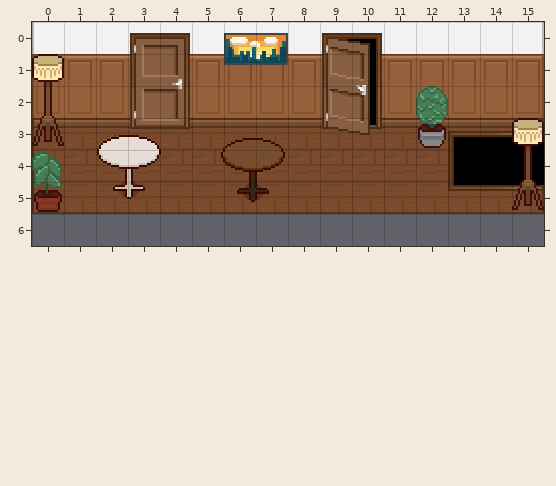
Two versions of a level (Tiled map, public/assets/tiled/maps/pasillo/Pasillo.tmx). Above is the file before it was changed.
Cells are 16x16 px. Shown: x 0..15, y 0..6.
After:
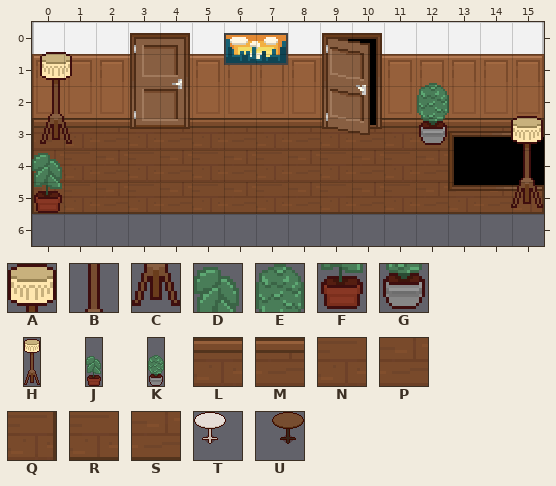
Key: from "Decoraciones": A 13, B 25, C 37, D 61, E 65, F 73, G 77; from "DecoracionesObjetos": H 0, J 5, K 9; from "PisosYParedes": L 80, M 81, N 94, P 95, Q 96, R 108, S 109; from "prueba": T 27, U 30.
_ is an empty cell.
Objects are placed by their top-left corner, in cells (3,4 is the top-left corner of cell 3,4); size is 1x1 cell unless given.
Diff:
Layer "Piso":
The edit turns tile L into tile M in row 3 at x 2, 6, 12 and 14.
The edit turns tile P into tile N in row 4 at x 3, 5 and 7.
The edit turns tile R into tile S in row 5 at x 2 and 6.
Tile Q is gone in row 4 at x 15.
Layer "Decoraciones" (removed):
Tile A is gone in row 1 at x 0; in row 3 at x 15.
Tile B is gone in row 2 at x 0; in row 4 at x 15.
Tile C is gone in row 3 at x 0; in row 5 at x 15.
Tile D is gone in row 4 at x 0.
Tile E is gone in row 2 at x 12.
Tile F is gone in row 5 at x 0.
Tile G is gone in row 3 at x 12.
Layer "Muebles":
A new object: K at 12,0.8 size 1x3.
A new object: H at 0.2,0.9 size 1x3.
A new object: H at 15,2.9 size 1x3.
A new object: J at 0,3 size 1x3.
Object T at 2,3.5 size 3x3 is removed.
Object U "MesitaCopada" at 4.9,3.6 size 3x3 is removed.
Pixel boxes of the changes (left, top, right, bottom) in both pictures:
changed: (416, 83, 449, 148)
changed: (32, 52, 72, 213)
changed: (480, 116, 544, 212)
changed: (96, 128, 288, 212)
